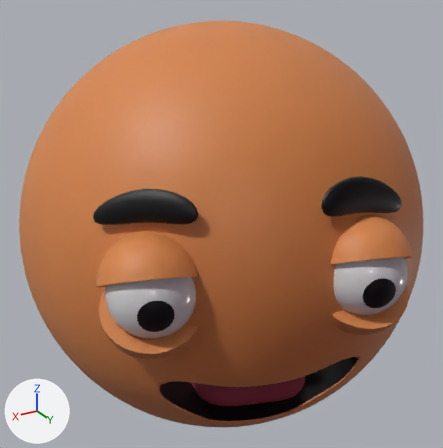
Renders of the Blender file public/models/tester-03.blend from each side of a commit.
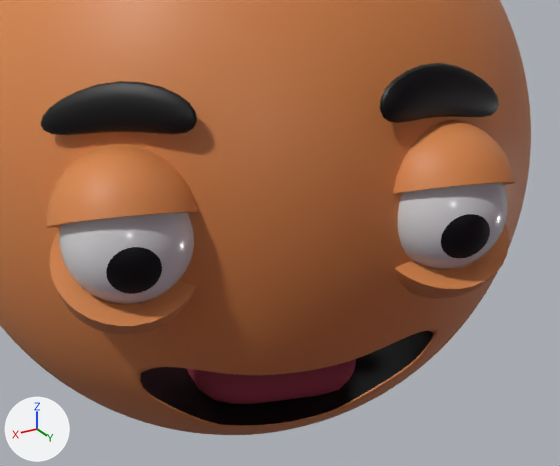
There are two pictures of each version: one from a 50 mm camera at (1.5, 2.49, 1.25) aimed at (0.2, 0.34, 0.17), one close up on the part from 15% to 100% of the width and 30% to 100% of the height. Every picture has the same lights, and +X, +Y and +Z are marked at lower left. Everything nearer to the camera than a plane just in front of the edit is cut away.

The scene before the commit, as lines of its bpy script (objects in view):
```python
ob_head_001 = bpy.data.objects.new('Head.001', me_sphere_006)
ob_head_001.parent = ob_dude
ob_head_001.location = (0.0, 0.0, 0.0)
ob_head_001.rotation_euler = (0.0, 0.0, 2.796)  # degrees (0, 0, 160)
ob_sphere_001 = bpy.data.objects.new('Sphere.001', me_sphere_016)
ob_sphere_001.parent = ob_head_001
ob_sphere_001.location = (-0.435, -0.776, 0.121)
ob_sphere_001.rotation_euler = (-0.184, 0.0, 0.0)  # degrees (-11, 0, 0)
ob_sphere_002 = bpy.data.objects.new('Sphere.002', me_sphere_009)
ob_sphere_002.parent = ob_head_001
ob_sphere_002.location = (0.391, -0.776, 0.121)
ob_sphere_002.rotation_euler = (-0.184, 0.0, 0.0)  # degrees (-11, 0, 0)
ob_tongue = bpy.data.objects.new('Tongue', me_cube_007)
ob_tongue.parent = ob_head_001
ob_tongue.location = (0.0, -0.3, -0.427)
ob_tongue.rotation_euler = (0.102, 0.0, 0.0)  # degrees (5.8, 0, 0)
ob_tongue.scale = (1.0, 1.0, 0.666)
# me_sphere_006
# before: 480 (0.4, -0.83, -0.38), 487 (0.37, -0.9, -0.22), 490 (0.37, -0.9, -0.22), 494 (0.44, -0.86, -0.24), 495 (0.45, -0.82, -0.31)
# before: 558 (0.41, -0.82, -0.38), 560 (0.47, -0.82, -0.31), 561 (0.45, -0.85, -0.24)
# before: 481 (-0.42, -0.82, -0.38), 484 (-0.37, -0.89, -0.24), 491 (-0.44, -0.82, -0.33), 492 (-0.42, -0.85, -0.27), 509 (-0.37, -0.89, -0.24)
# before: 562 (-0.43, -0.81, -0.38), 563 (-0.43, -0.85, -0.26), 564 (-0.45, -0.82, -0.33)
# also in view: 'Eye' at (0.7, 0.67, 0.13); 'Eyebrow.001' at (0.69, 0.61, 0.44); 'Sphere.003' at (0.7, 0.65, 0.01); 'Eye.001' at (-0.07, 0.95, 0.13); 'Sphere.004' at (-0.08, 0.93, 0.01)
```
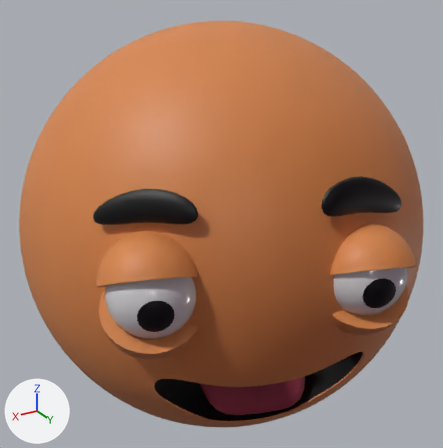
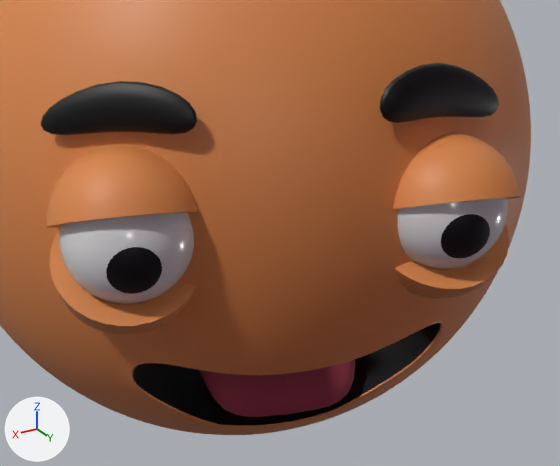
Location of each change, [x1, y1, x2, y2] in pixels of the close-ups (560 x 466 px):
'Sphere.002', moved: before [393, 119, 516, 193]; after [393, 133, 522, 209]
'Tongue', reshaped, moved, turned, rescaled: before [187, 359, 356, 404]; after [199, 359, 355, 417]
part 1 of me_sphere_006, built on: before [366, 326, 442, 355]; after [366, 322, 444, 355]
part 2 of me_sphere_006, built on: before [134, 364, 164, 388]; after [131, 363, 165, 390]

Diff of the bpy script that builds the scene:
```diff
--- a/public/models/tester-03.blend.py
+++ b/public/models/tester-03.blend.py
@@ me_sphere_006 @@
 me_sphere_006.from_pydata(...)  # 583 vertices, 598 faces; spans x -1.0..1.0, y -1.0..1.0, z -1.0..1.0
 # used by ob_head_001; parent = ob_dude; location = (0.0, 0.0, 0.0); rotation_euler = (0.0, 0.0, 2.796), in degrees (0, 0, 160)
 # verts and faces of me_sphere_006; kept vertices keep their numbers, new ones are numbered from 583
+# me_sphere_006 part 1
+delete_faces([(480, 558, 560, 561, 490, 487, 494, 495)])
+verts[487] = (0.37, -0.9, -0.23)  # moved
+verts[494] = (0.44, -0.86, -0.25)  # moved
+faces += [(487, 494, 561, 490), (494, 495, 560, 561), (480, 558, 560, 495)]  # mat_material_001 (orange #e79151)
+# me_sphere_006 part 2
+delete_faces([(481, 491, 492, 484, 509, 563, 564, 562)])
+faces += [(484, 509, 563, 492), (491, 492, 563, 564), (481, 491, 564, 562)]  # mat_material_001 (orange #e79151)
 me_sphere_006.materials.append(mat_material_001)
@@ me_cube_007 @@
 # used by ob_tongue; parent = ob_head_001; location = (0.0, -0.3, -0.427); rotation_euler = (0.102, 0.0, 0.0), in degrees (5.8, 0, 0); scale = (1.0, 1.0, 0.666)
-me_cube_007.from_pydata(...)  # 24 vertices, 22 faces; spans x -0.292..0.292, y -0.491..0.563, z -0.2..0.167
+me_cube_007.from_pydata(...)  # 40 vertices, 34 faces; spans x -0.434..0.402, y -0.51..0.563, z -0.244..0.244
+# me_cube_007 part 3: the whole mesh is rebuilt
 me_cube_007.materials.append(mat_material_004)
@@ ob_sphere_002 @@
 ob_sphere_002.parent = ob_head_001
-ob_sphere_002.location = (0.391, -0.776, 0.121)
+ob_sphere_002.location = (0.4, -0.8, 0.0903)
 ob_sphere_002.rotation_euler = (-0.184, 0.0, 0.0)  # degrees (-11, 0, 0)
@@ ob_tongue @@
 ob_tongue.parent = ob_head_001
-ob_tongue.location = (0.0, -0.3, -0.427)
-ob_tongue.rotation_euler = (0.102, 0.0, 0.0)  # degrees (5.8, 0, 0)
-ob_tongue.scale = (1.0, 1.0, 0.666)
+ob_tongue.location = (0.0, -0.475, -0.365)
+ob_tongue.rotation_euler = (0.0219, 0.0, 0.0)  # degrees (1.3, 0, 0)
+ob_tongue.scale = (0.724, 0.818, 0.671)
 _m = ob_tongue.modifiers.new('Subdivision', 'SUBSURF')
```
